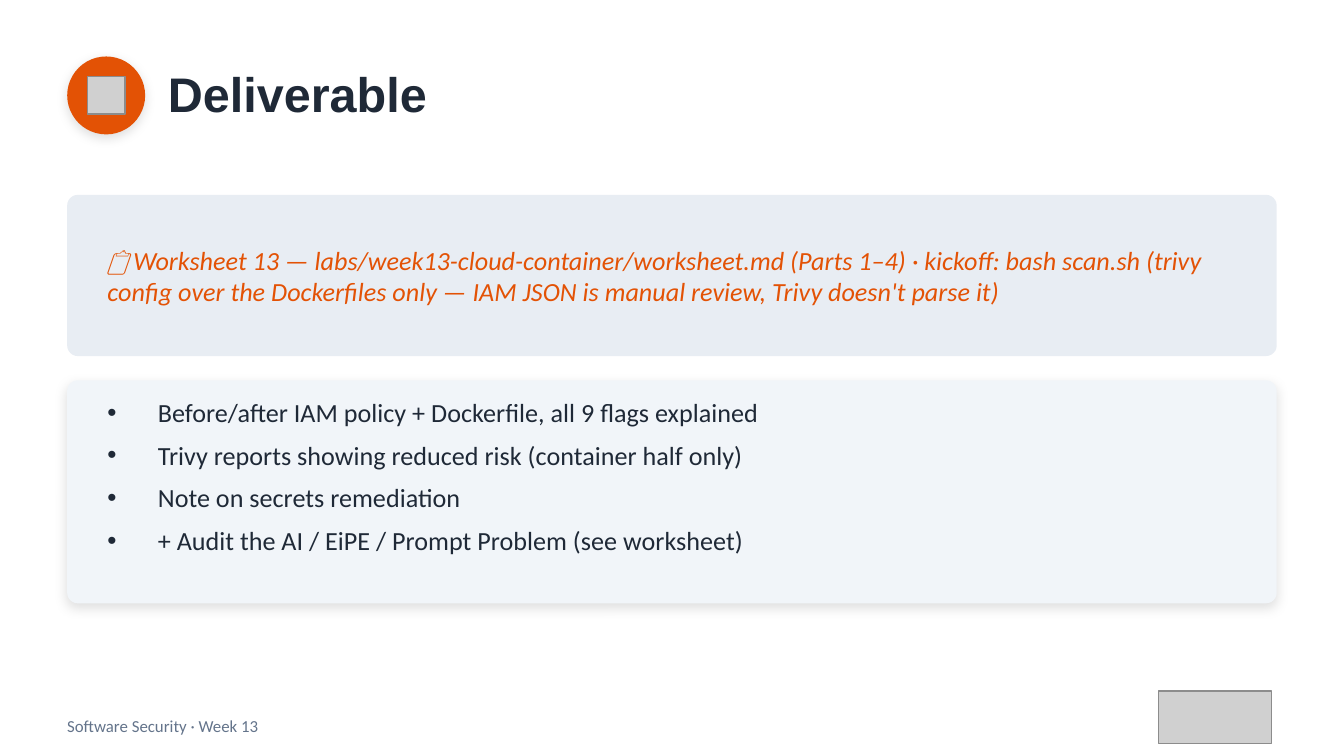
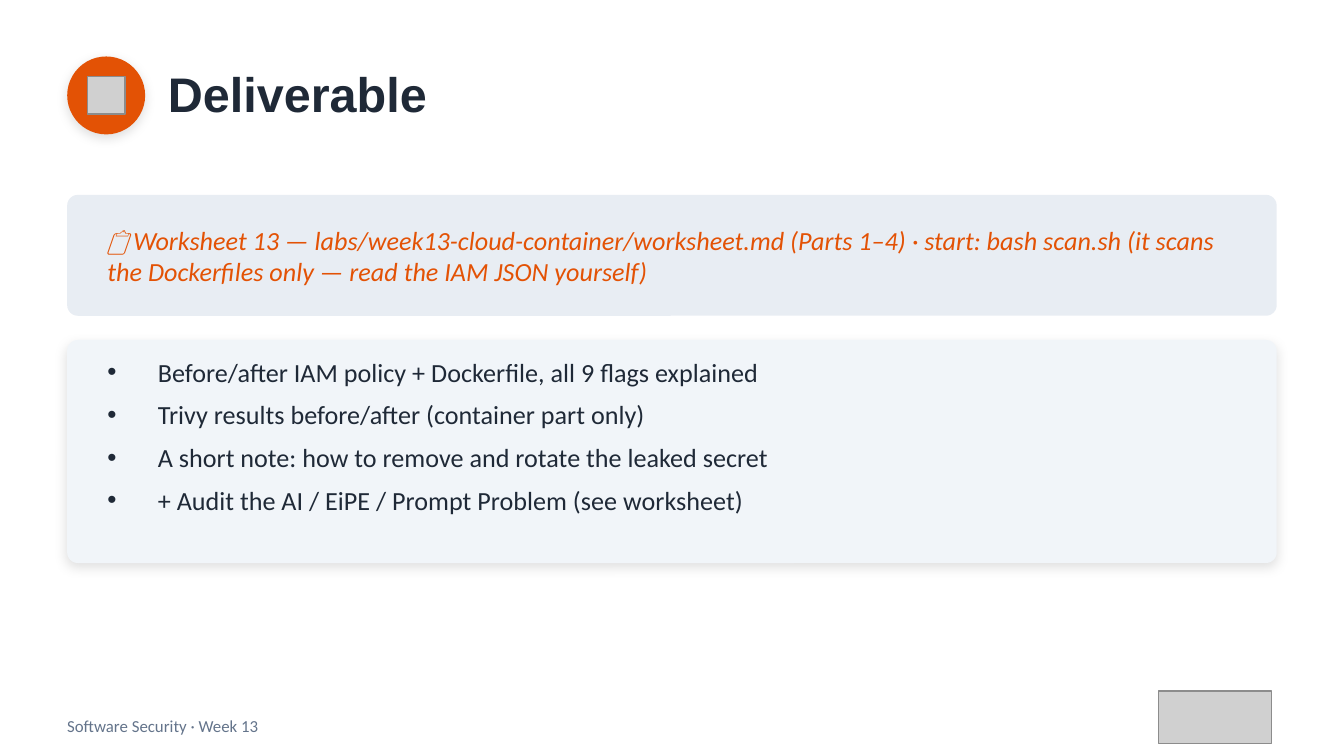
Before and after one commit to 6631503001/software-security, a slide deck: slide 18 of slides/pptx/week13.pptx (slide 19 before the commit). Drawn at 1344x756 pixels with LibreOffice and Linux fonts; fonts in the diff are those of the drawing; grey boxes stand for pictures. Boxes give left, top, right and bottom in pixels: in the first picture for what was removed or moved away, otherwise in the second. Text is boxed around its words. In the diff, an @@ line names an element or a change of style, - is before the commit and + after.

```diff
--- a/slides/pptx/week13.pptx
+++ b/slides/pptx/week13.pptx
@@ rounded rectangle: place and size @@
-rounded rectangle at [67, 195, 1277, 356]
+rounded rectangle at [67, 195, 1277, 316]
@@ rounded rectangle at [67, 195, 1277, 316]: proportions changed @@
@@ text at [107, 231, 1214, 286]: text changed @@
-📋 Worksheet 13 — labs/week13-cloud-container/worksheet.md (Parts 1–4) · kickoff: bash scan.sh (trivy config over the Dockerfiles only — IAM JSON is manual review, Trivy doesn't parse it)
+📋 Worksheet 13 — labs/week13-cloud-container/worksheet.md (Parts 1–4) · start: bash scan.sh (it scans the Dockerfiles only — read the IAM JSON yourself)
@@ rounded rectangle: place and size @@
-rounded rectangle at [67, 380, 1277, 603]
+rounded rectangle at [67, 340, 1277, 563]
@@ text "Before/after IAM policy + Dockerfile, ...": place and size @@
-text "Before/after IAM policy + Dockerfile, ..." at [158, 404, 758, 555]
+text "Before/after IAM policy + Dockerfile, ..." at [158, 364, 768, 515]
@@ text at [158, 405, 768, 467]: text changed @@
-• Trivy reports showing reduced risk (container half only)
-• Note on secrets remediation
+• Trivy results before/after (container part only)
+• A short note: how to remove and rotate the leaked secret
```
Also in this commit, not shown: 8 other slides changed, 1 slide removed, 8 other files.
